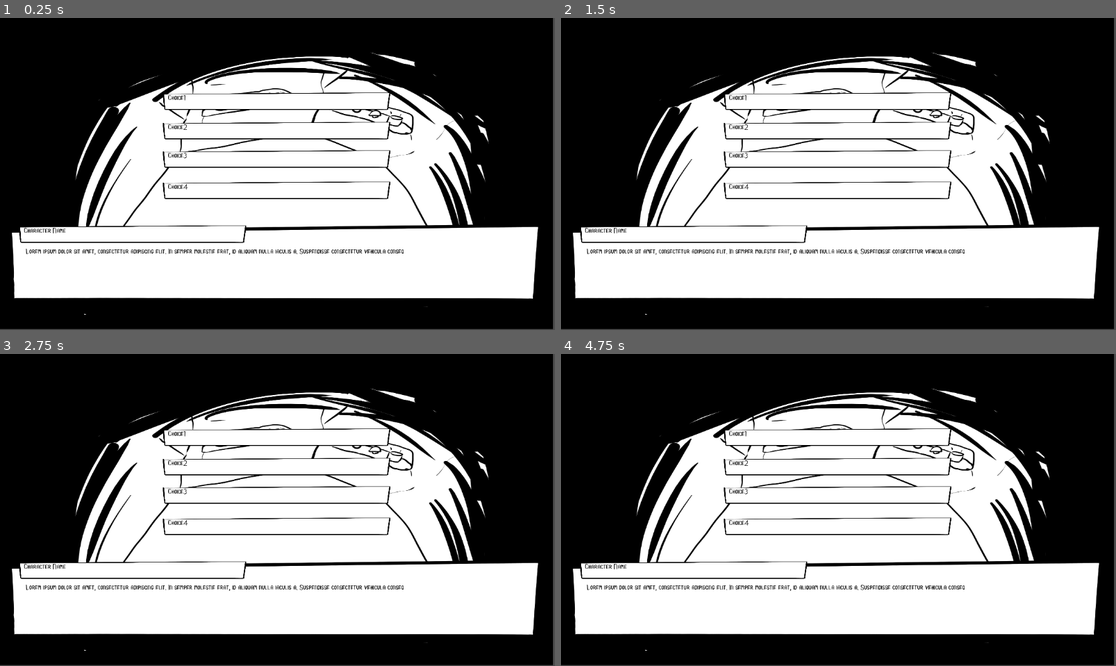
Above: before the commit, frames 1-4 (two rows, left to right).
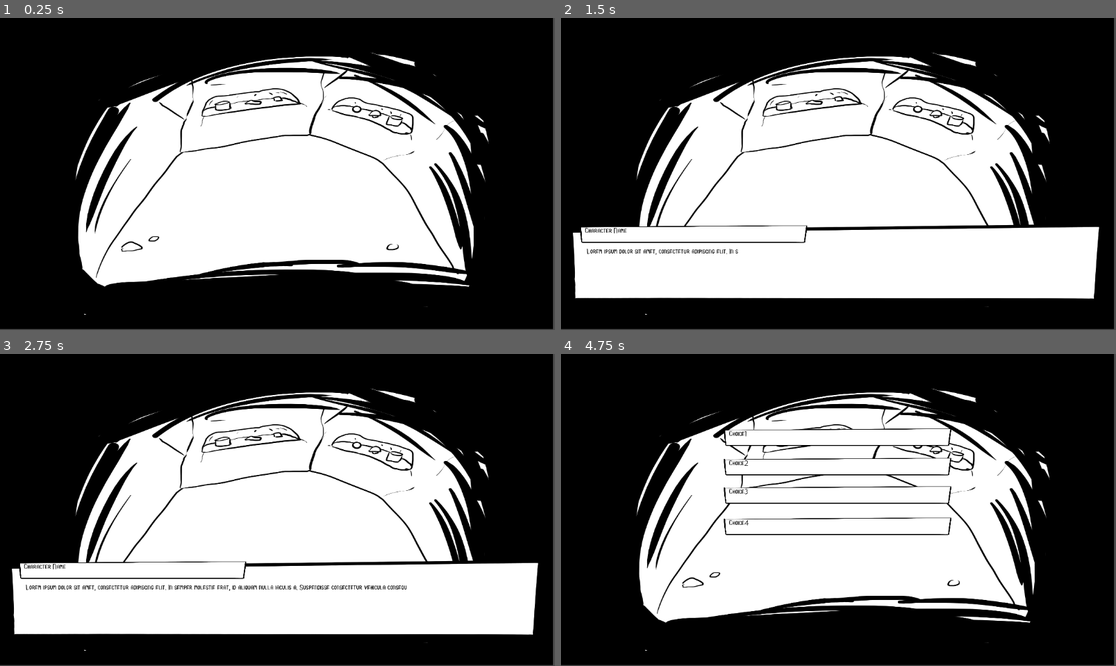
Above: after the commit, the same moments.

Repository: solomonlu/Godot-Survive-
Game: Godot game, scene res://scenes/Game.tscn
Same seed, same stepped clock (60 frames per second), same inputs: the game is played once before the commit and once after it.
Inputs (mouse positions are in pixels of both pictures, inside the frame that each line leads up to):
- Up to frame 1 (0.25 s): no input
- Up to frame 2 (1.5 s): tap Enter at 0.5 s; move the mouse to (960, 158) at 0.52 s; press the mouse at (960, 158) at 0.53 s; tap Space at 1.25 s; move the mouse to (727, 189) at 1.27 s; release the mouse at (727, 189) at 1.28 s; click (727, 189) at 1.35 s
- Up to frame 3 (2.75 s): tap Enter at 2 s; move the mouse to (333, 441) at 2.02 s; hold E (interact) from 2.03 s (still down); click (333, 441) at 2.3 s
- Up to frame 4 (4.75 s): tap Space at 2.75, 4.25 s; move the mouse to (810, 572) at 2.77 s; release E (interact) at 2.78 s; click (810, 572) at 2.85 s; tap Enter at 3.5 s; move the mouse to (1005, 556) at 3.52 s; press the mouse at (1005, 556) at 3.53 s; move the mouse to (672, 463) at 4.27 s; release the mouse at (672, 463) at 4.28 s; tap E (interact) at 4.35 s; click (672, 463) at 4.55 s

The runs differ from the first frame. In frame 1, 15% of the frame differs, in the area x 2-97%, y 23-90%; in frame 2, 2.5%; in frame 3, 2.1%; in frame 4, 13%.

Commit message:
click可以打开对话框和选择框了

Diff:
--- /dev/null
+++ b/scenes/Game.gd
@@ -0,0 +1,38 @@
+extends Node2D
+class_name GameScene
+
+enum { STATE_INVALID, STATE_IMAGE_ONLY, STATE_DIALOG_SHOW, STATE_CHOICE_SHOW }
+var state = STATE_IMAGE_ONLY
+
+signal health_changed(current_hp)
+
+# Called when the node enters the scene tree for the first time.
+func _ready():
+	pass # Replace with function body.
+
+func _input(event):
+	if event.is_action_pressed("click"):
+		match state:
+			STATE_IMAGE_ONLY:
+				print("set to STATE_DIALOG_SHOW")
+				state = STATE_INVALID
+				get_tree().call_group("DialogBox", "show_dialog")
+				var dialogBox = get_tree().get_first_node_in_group("DialogBox")
+				Dialogs.dialog_ended.connect(_on_dialog_end)
+				pass
+			STATE_DIALOG_SHOW:
+				print("set to STATE_CHOICE_SHOW")
+				state = STATE_CHOICE_SHOW
+				get_tree().call_group("ChoiceBox", "show_choice")
+				pass
+			STATE_CHOICE_SHOW:
+				#print("set to STATE_IMAGE_ONLY")
+				#state = STATE_IMAGE_ONLY
+				pass
+			STATE_INVALID:
+				pass
+
+
+func _on_dialog_end():
+	state = STATE_DIALOG_SHOW
+	pass
--- a/scenes/Game.tscn
+++ b/scenes/Game.tscn
@@ -1,9 +1,11 @@
-[gd_scene load_steps=3 format=3 uid="uid://dqsarilqd7igq"]
+[gd_scene load_steps=4 format=3 uid="uid://dqsarilqd7igq"]
 
 [ext_resource type="Texture2D" uid="uid://bw2u0qyjh1rqi" path="res://textures/house_inside.png" id="1_balbf"]
 [ext_resource type="PackedScene" uid="uid://c6imn3ntkfa0d" path="res://scenes/UI.tscn" id="1_q3ica"]
+[ext_resource type="Script" path="res://scenes/Game.gd" id="1_wccw8"]
 
 [node name="Game" type="Node2D"]
+script = ExtResource("1_wccw8")
 
 [node name="Background" type="TextureRect" parent="."]
 anchors_preset = 8
@@ -19,3 +21,5 @@
 texture = ExtResource("1_balbf")
 
 [node name="UI" parent="." instance=ExtResource("1_q3ica")]
+
+[connection signal="ready" from="Background" to="." method="_on_background_ready"]
--- a/scenes/UI.tscn
+++ b/scenes/UI.tscn
@@ -5,6 +5,6 @@
 
 [node name="UI" type="CanvasLayer"]
 
-[node name="Dialog_box" parent="." instance=ExtResource("1_q61hg")]
+[node name="DialogBox" parent="." instance=ExtResource("1_q61hg")]
 
-[node name="ChoiceBox" parent="." instance=ExtResource("2_ck27w")]
+[node name="ChoiceBox" parent="." groups=["ChoiceBox"] instance=ExtResource("2_ck27w")]
--- /dev/null
+++ b/scenes/UI/ChoiceBox.gd
@@ -0,0 +1,15 @@
+extends CanvasLayer
+
+
+# Called when the node enters the scene tree for the first time.
+func _ready():
+	hide()
+	pass # Replace with function body.
+
+
+# Called every frame. 'delta' is the elapsed time since the previous frame.
+func _process(delta):
+	pass
+
+func show_choice():
+	show()
--- a/scenes/UI/ChoiceBox.tscn
+++ b/scenes/UI/ChoiceBox.tscn
@@ -1,9 +1,11 @@
-[gd_scene load_steps=3 format=3 uid="uid://cr2aaqex84mbi"]
+[gd_scene load_steps=4 format=3 uid="uid://cr2aaqex84mbi"]
 
+[ext_resource type="Script" path="res://scenes/UI/ChoiceBox.gd" id="1_18jtv"]
 [ext_resource type="Texture2D" uid="uid://b3fodqqdrgxp8" path="res://textures/misc/dialog_box.png" id="1_p4e77"]
 [ext_resource type="FontFile" path="res://fonts/dialog.tres" id="2_kdwmn"]
 
 [node name="ChoiceBox" type="CanvasLayer"]
+script = ExtResource("1_18jtv")
 
 [node name="ChoiceBackground1" type="TextureRect" parent="."]
 anchors_preset = 8
@@ -31,6 +33,8 @@
 offset_top = -21.0
 offset_right = 227.5
 offset_bottom = 22.0
+grow_horizontal = 2
+grow_vertical = 2
 theme_override_colors/font_color = Color(0, 0, 0, 1)
 theme_override_fonts/font = ExtResource("2_kdwmn")
 text = "Choice1"
@@ -62,6 +66,8 @@
 offset_top = -21.0
 offset_right = 227.5
 offset_bottom = 22.0
+grow_horizontal = 2
+grow_vertical = 2
 theme_override_colors/font_color = Color(0, 0, 0, 1)
 theme_override_fonts/font = ExtResource("2_kdwmn")
 text = "Choice2"
@@ -93,6 +99,8 @@
 offset_top = -21.0
 offset_right = 227.5
 offset_bottom = 22.0
+grow_horizontal = 2
+grow_vertical = 2
 theme_override_colors/font_color = Color(0, 0, 0, 1)
 theme_override_fonts/font = ExtResource("2_kdwmn")
 text = "Choice3"
@@ -124,6 +132,8 @@
 offset_top = -21.0
 offset_right = 227.5
 offset_bottom = 22.0
+grow_horizontal = 2
+grow_vertical = 2
 theme_override_colors/font_color = Color(0, 0, 0, 1)
 theme_override_fonts/font = ExtResource("2_kdwmn")
 text = "Choice4"
--- a/scenes/UI/DialogBox.gd
+++ b/scenes/UI/DialogBox.gd
@@ -18,10 +18,14 @@
 
 func _ready():
 	Dialogs.dialog_box = self
-	#hide()
+	hide()
 	pass # Replace with function body.
 
-func show_dialog(new_text, speaker):
+
+func show_dialog():
+	$anims.play("appear")
+
+func show_dialog_old(new_text, speaker):
 	dialog_text.text = new_text
 	$nametag/label.text = speaker
 	lines_to_skip = 0
--- a/scenes/UI/DialogBox.tscn
+++ b/scenes/UI/DialogBox.tscn
@@ -166,6 +166,20 @@
 "update": 1,
 "values": [false]
 }
+tracks/2/type = "method"
+tracks/2/imported = false
+tracks/2/enabled = true
+tracks/2/path = NodePath(".")
+tracks/2/interp = 1
+tracks/2/loop_wrap = true
+tracks/2/keys = {
+"times": PackedFloat32Array(2),
+"transitions": PackedFloat32Array(1),
+"values": [{
+"args": ["dialog_ended"],
+"method": &"emit_signal"
+}]
+}
 
 [sub_resource type="Animation" id="4"]
 loop_mode = 1
@@ -202,13 +216,13 @@
 "wait": SubResource("4")
 }
 
-[node name="Dialog_box" type="TextureRect"]
+[node name="Dialog_box" type="TextureRect" groups=["DialogBox"]]
 anchors_preset = 12
 anchor_top = 1.0
 anchor_right = 1.0
 anchor_bottom = 1.0
 offset_top = -221.0
-offset_bottom = -46.9998
+offset_bottom = -47.0
 texture = ExtResource("1_odloh")
 expand_mode = 1
 stretch_mode = 6
@@ -226,7 +240,7 @@
 theme_override_fonts/font = ExtResource("3_uh0h8")
 text = "Lorem ipsum dolor sit amet, consectetur adipiscing elit. In semper molestie erat, id aliquam nulla iaculis a. S …(342 unchanged characters)…
 clip_text = true
-visible_characters = 149
+visible_characters = 150
 visible_ratio = 0.331858
 
 [node name="next_dialog_arrow" type="TextureRect" parent="."]
